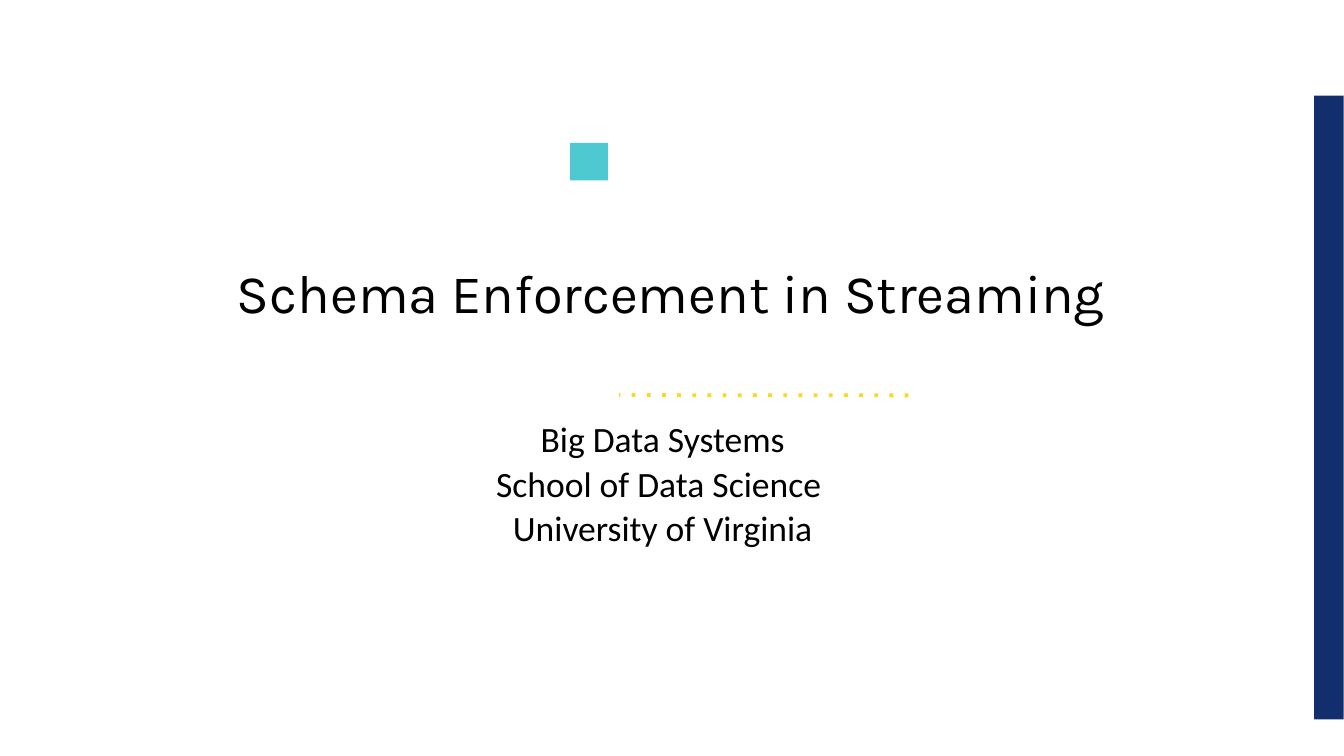
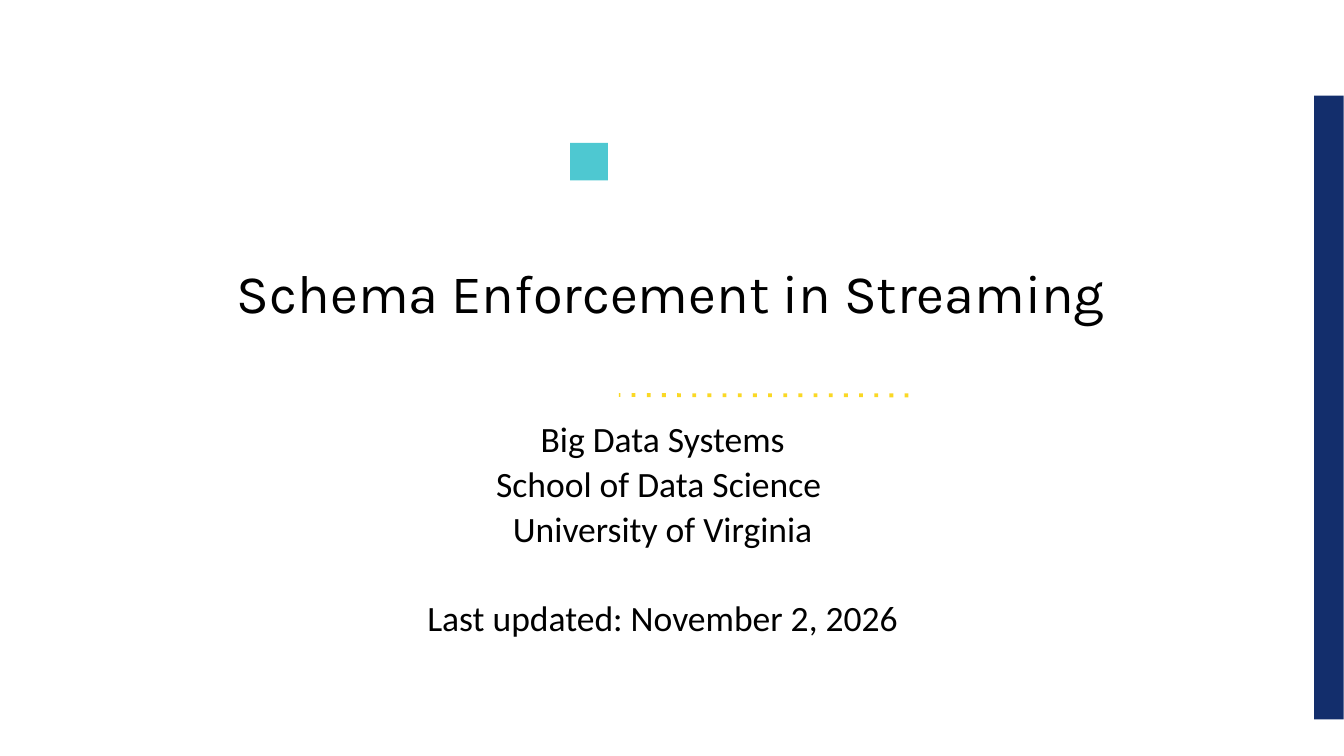
Before and after one commit to UVADS/ds5110, a slide deck: slide 1 of 10_event_streams_and_data_contracts/content_schema_enforcement/schema_enforcement_in_streaming.ppt. Drawn at 1344x756 pixels with LibreOffice and Linux fonts; fonts in the diff are those of the drawing; background and template pictures are left out. Boxes give left, top, right and bottom in pixels: in the first picture for what was removed or moved away, otherwise in the second. Text is boxed around its words. In the diff, an @@ line names an element or a change of style, - is before the commit and + after.

```diff
--- a/10_event_streams_and_data_contracts/content_schema_enforcement/schema_enforcement_in_streaming.ppt
+++ b/10_event_streams_and_data_contracts/content_schema_enforcement/schema_enforcement_in_streaming.ppt
@@ text at (427,606,898,637): paragraph added @@
+Last updated: November 2, 2026
```
Also in this commit, not shown: 1 slide added, 1 other file.
